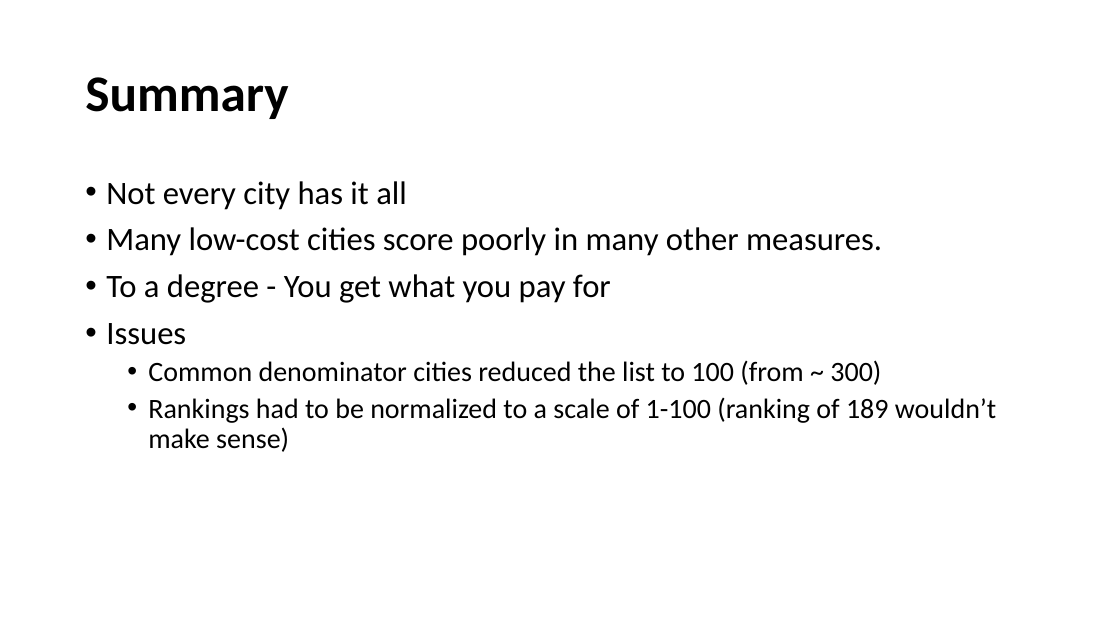
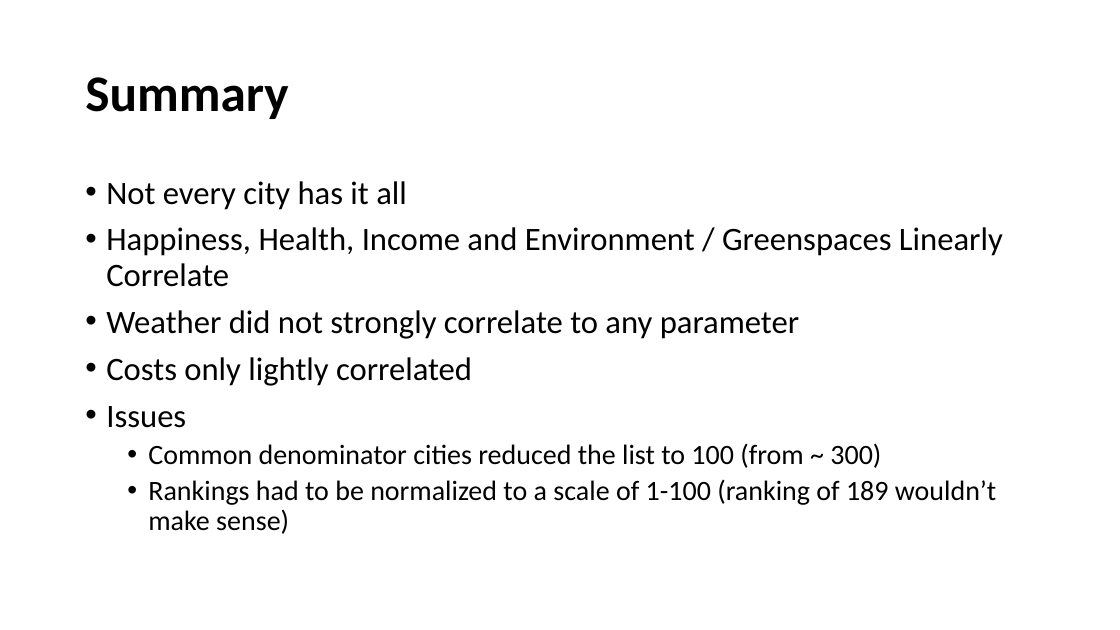
Before and after one commit to jamiedeguz/weatherornot, a slide deck: slide 9 of Presentation.pptx (slide 8 before the commit). Drawn at 1120x630 pixels with LibreOffice and Linux fonts; fonts in the diff are those of the drawing. Boxes give left, top, right and bottom in pixels: in the first picture for what was removed or moved away, otherwise in the second. Text is boxed around its words. In the diff, an @@ line names an element or a change of style, - is before the commit and + after.

Commit message:
Linear Regression v3

```diff
--- a/Presentation.pptx
+++ b/Presentation.pptx
@@ text at [106, 227, 1003, 386]: text changed @@
-• Many low-cost cities score poorly in many other measures.
-• To a degree - You get what you pay for
+• Happiness, Health, Income and Environment / Greenspaces Linearly Correlate
+• Weather did not strongly correlate to any parameter
+• Costs only lightly correlated
```
Also in this commit, not shown: 1 other slide changed, 1 slide added, 24 other files.
